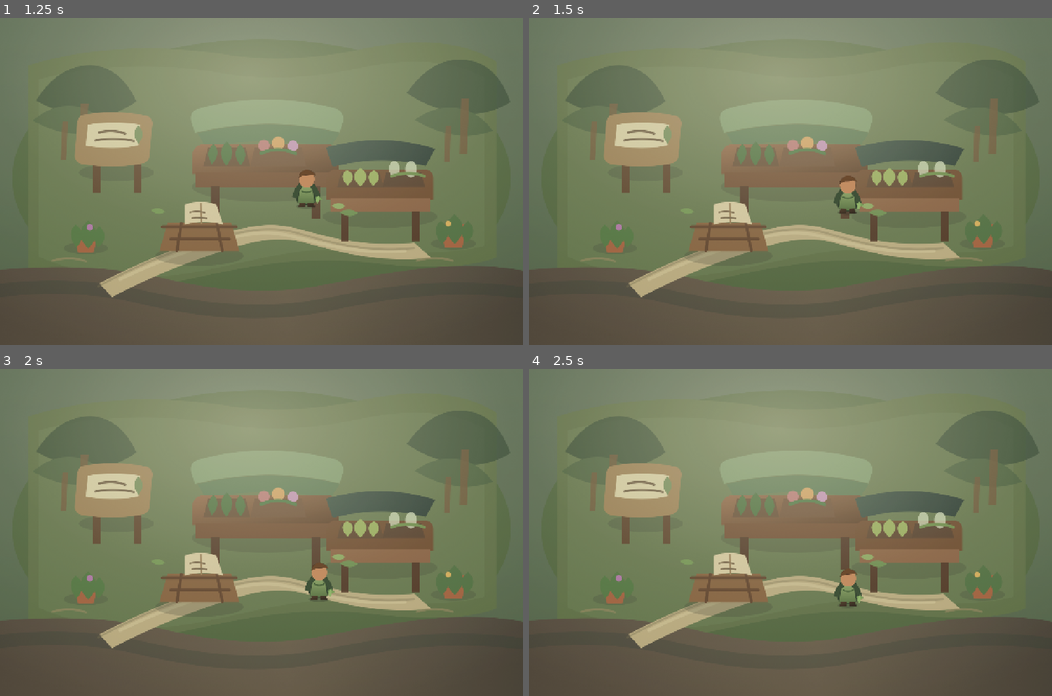
Above: before the commit, frames 1-4 (two rows, left to right).
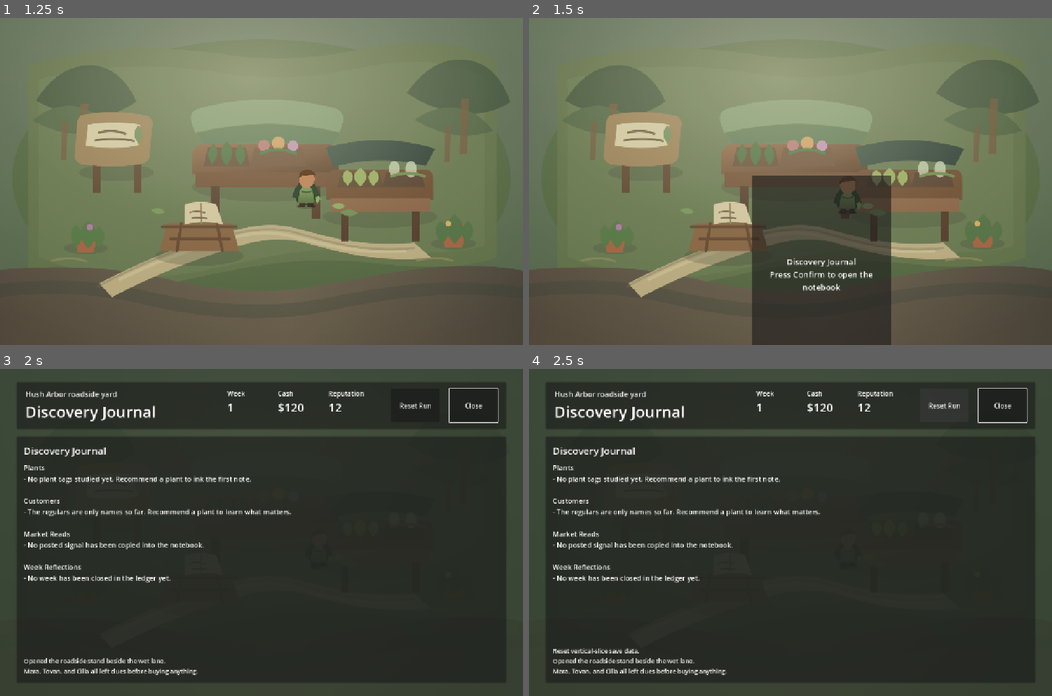
Above: after the commit, the same moments.

Repository: ethan-adams/garden-nursery
Game: Godot game, scene res://scenes/main/main.tscn
Same seed, same stepped clock (60 frames per second), same inputs: the game is played once before the commit and once after it.
Inputs (mouse positions are in pixels of both pictures, inside the frame that each line leads up to):
- Up to frame 1 (1.25 s): tap Enter (ui_accept) at 0.5, 0.77 s; hold Right (ui_right) from 0.53 s (still down)
- Up to frame 2 (1.5 s): release Right (ui_right) at 1.28 s; hold Down (ui_down) from 1.28 s (still down)
- Up to frame 3 (2 s): keep holding Down (ui_down); tap Enter (ui_accept) at 1.52 s
- Up to frame 4 (2.5 s): release Down (ui_down) at 2 s; click (942, 404) at 2 s, where only the run after the commit has a clickable "Reset Run"

Frame 1 is identical in both runs. In frame 2, 14% of the frame differs, in the area x 42-70%, y 48-100%; in frame 3, 98%, in the area x 0-100%, y 0-100%; in frame 4, 98%.

Commit message:
feat: add discovery journal

Diff:
--- a/godot/scenes/nursery/nursery_yard.tscn
+++ b/godot/scenes/nursery/nursery_yard.tscn
@@ -17,6 +17,9 @@
 
 [sub_resource type="RectangleShape2D" id="RectangleShape2D_ledger"]
 size = Vector2(170, 140)
+
+[sub_resource type="RectangleShape2D" id="RectangleShape2D_journal"]
+size = Vector2(180, 130)
 
 [node name="NurseryYard" type="Node2D"]
 script = ExtResource("4_yard")
@@ -70,6 +73,17 @@
 [node name="CollisionShape2D" type="CollisionShape2D" parent="LedgerStation"]
 shape = SubResource("RectangleShape2D_ledger")
 
+[node name="JournalStation" type="Area2D" parent="."]
+position = Vector2(716, 534)
+script = ExtResource("3_station")
+station_id = "journal"
+station_name = "Discovery Journal"
+action_label = "open the notebook"
+prompt_offset = Vector2(-170, -148)
+
+[node name="CollisionShape2D" type="CollisionShape2D" parent="JournalStation"]
+shape = SubResource("RectangleShape2D_journal")
+
 [node name="Player" parent="." instance=ExtResource("1_player")]
 
 [node name="StationPrompt" type="PanelContainer" parent="."]
--- a/godot/scripts/ui/nursery_stand.gd
+++ b/godot/scripts/ui/nursery_stand.gd
@@ -22,6 +22,7 @@
 var propagation_tray: Dictionary = {}
 var relationship_notes: Dictionary = {}
 var selected_discoveries: Dictionary = {}
+var journal_week_reflections: Array[String] = []
 var weekly_customer_notes: Array[String] = []
 var weekly_recommendations: Array[String] = []
 var weekly_cash_from_sales := 0
@@ -95,6 +96,7 @@
 func _load_data() -> void:
 	relationship_notes = {}
 	selected_discoveries = _fresh_discoveries()
+	journal_week_reflections = []
 	propagation_tray = {}
 	_reset_week_tracking()
 	region = _read_json(REGION_PATH)
@@ -153,11 +155,12 @@
 	var is_stand := station_mode == "plant_stand" or station_mode == "all"
 	var is_bench := station_mode == "propagation_bench" or station_mode == "all"
 	var is_ledger := station_mode == "ledger" or station_mode == "all"
+	var is_journal := station_mode == "journal"
 
 	signal_panel.visible = is_signal
 	inventory_panel.visible = is_stand or is_bench
 	customer_panel.visible = is_stand
-	outcome_panel.visible = is_bench or is_ledger or station_mode == "all"
+	outcome_panel.visible = is_bench or is_ledger or is_journal or station_mode == "all"
 	board_row.visible = signal_panel.visible or inventory_panel.visible
 	lower_row.visible = customer_panel.visible or outcome_panel.visible
 
@@ -167,10 +170,14 @@
 	propagation_status_label.visible = is_bench or station_mode == "all"
 	advance_week_button.visible = is_ledger or station_mode == "all"
 	outcome_heading.text = "Ledger"
-	if is_bench and not is_ledger:
+	if is_journal:
+		outcome_heading.text = "Discovery Journal"
+	elif is_bench and not is_ledger:
 		outcome_heading.text = "Propagation Bench"
 	elif station_mode == "all":
 		outcome_heading.text = "Week Outcome"
+	if is_journal:
+		_render_journal()
 
 
 func _grab_station_focus() -> void:
@@ -186,6 +193,8 @@
 				_grab_first_inventory_focus()
 		"ledger":
 			advance_week_button.grab_focus()
+		"journal":
+			close_button.grab_focus()
 		_:
 			next_signal_button.grab_focus()
 
@@ -208,6 +217,8 @@
 			return "Propagation Bench"
 		"ledger":
 			return "Ledger"
+		"journal":
+			return "Discovery Journal"
 		_:
 			return "Foothill Plant House"
 
@@ -297,6 +308,92 @@
 		label.autowrap_mode = TextServer.AUTOWRAP_WORD_SMART
 		label.custom_minimum_size = Vector2(0, 108)
 		customer_list.add_child(label)
+
+
+func _render_journal() -> void:
+	var sections: Array[String] = [
+		_journal_plants_text(),
+		_journal_customers_text(),
+		_journal_signals_text(),
+		_journal_reflections_text()
+	]
+	outcome_label.text = "\n\n".join(sections)
+
+
+func _journal_plants_text() -> String:
+	var known := _known_discoveries("plants")
+	if known.is_empty():
+		return "Plants\n- No plant tags studied yet. Recommend a plant to ink the first note."
+	var lines: Array[String] = ["Plants"]
+	var shown := 0
+	for plant_id in known:
+		var plant: Dictionary = _find_plant(plant_id)
+		if plant.is_empty():
+			continue
+		lines.append("- %s: %s. %s" % [
+			plant.get("name", "Unknown plant"),
+			", ".join(plant.get("traits", [])),
+			_clip_text(plant.get("market_notes", "Notes still uncertain."), 92)
+		])
+		shown += 1
+		if shown >= 4:
+			break
+	var hidden_count: int = int(max(0, plants.size() - known.size()))
+	if hidden_count > 0:
+		lines.append("- %d plant tag%s still just look like handwriting and hope." % [hidden_count, _plural_suffix(hidden_count)])
+	return "\n".join(lines)
+
+
+func _journal_customers_text() -> String:
+	var known := _known_discoveries("customers")
+	if known.is_empty():
+		return "Customers\n- The regulars are only names so far. Recommend a plant to learn what matters."
+	var lines: Array[String] = ["Customers"]
+	for customer_id in known:
+		var customer: Dictionary = _find_customer(customer_id)
+		if customer.is_empty():
+			continue
+		var note := _latest_relationship_note(customer_id)
+		if note.is_empty():
+			note = "needs still penciled in"
+		lines.append("- %s, %s: %s." % [
+			customer.get("display_name", "Customer"),
+			customer.get("role", "regular"),
+			_clip_text(note, 86)
+		])
+	var hidden_count: int = int(max(0, customers.size() - known.size()))
+	if hidden_count > 0:
+		lines.append("- %d regular%s not understood yet." % [hidden_count, _plural_suffix(hidden_count)])
+	return "\n".join(lines)
+
+
+func _journal_signals_text() -> String:
+	var known := _known_discoveries("signals")
+	if known.is_empty():
+		return "Market Reads\n- No posted signal has been copied into the notebook."
+	var lines: Array[String] = ["Market Reads"]
+	for signal_id in known:
+		var signal_data: Dictionary = _find_signal(signal_id)
+		if signal_data.is_empty():
+			continue
+		lines.append("- %s: %s Points toward %s." % [
+			signal_data.get("source", "signal").capitalize(),
+			_clip_text(signal_data.get("text", ""), 86),
+			", ".join(signal_data.get("points_to_traits", []))
+		])
+	var hidden_count: int = int(max(0, region.get("market_signals", []).size() - known.size()))
+	if hidden_count > 0:
+		lines.append("- %d market note%s still unread." % [hidden_count, _plural_suffix(hidden_count)])
+	return "\n".join(lines)
+
+
+func _journal_reflections_text() -> String:
+	if journal_week_reflections.is_empty():
+		return "Week Reflections\n- No week has been closed in the ledger yet."
+	var lines: Array[String] = ["Week Reflections"]
+	for reflection in journal_week_reflections.slice(0, min(3, journal_week_reflections.size())):
+		lines.append("- %s" % reflection)
+	return "\n".join(lines)
 
 
 func _recommend_plant(plant_id: String) -> void:
@@ -480,6 +577,7 @@
 		outcome,
 		propagation_text
 	)
+	_remember_week_reflection(closing_week, outcome)
 	_add_log("Ledger closed week %d: %s" % [closing_week, outcome.get("id", "quiet_week")])
 	week += 1
 	_reset_week_tracking()
@@ -665,6 +763,7 @@
 	propagation_tray = _sanitize_dictionary(saved_state.get("propagation_tray", {}))
 	relationship_notes = _sanitize_relationship_notes(saved_state.get("customer_notes", {}))
 	selected_discoveries = _sanitize_discoveries(saved_state.get("discoveries", {}))
+	journal_week_reflections = _strings_from(saved_state.get("week_reflections", [])).slice(0, 6)
 	_apply_weekly_activity(saved_state.get("weekly_activity", {}))
 	if _find_plant(selected_plant_id).is_empty() and not plants.is_empty():
 		selected_plant_id = plants[0].get("id", "")
@@ -685,6 +784,7 @@
 			"propagation_tray": propagation_tray,
 			"customer_notes": relationship_notes,
 			"discoveries": selected_discoveries,
+			"week_reflections": journal_week_reflections,
 			"weekly_activity": _weekly_activity_snapshot()
 		}
 	}
@@ -788,6 +888,21 @@
 	selected_discoveries[kind] = known
 
 
+func _known_discoveries(kind: String) -> Array:
+	if not selected_discoveries.has(kind):
+		return []
+	return selected_discoveries[kind]
+
+
+func _remember_week_reflection(closing_week: int, outcome: Dictionary) -> void:
+	var text := "Week %d: %s" % [
+		closing_week,
+		_clip_text(outcome.get("text", "The week closed quietly."), 112)
+	]
+	journal_week_reflections.push_front(text)
+	journal_week_reflections = journal_week_reflections.slice(0, 6)
+
+
 func _current_signal() -> Dictionary:
 	var signals: Array = region.get("market_signals", [])
 	if signals.is_empty():
@@ -799,6 +914,20 @@
 	for plant in plants:
 		if plant.get("id", "") == plant_id:
 			return plant
+	return {}
+
+
+func _find_customer(customer_id: String) -> Dictionary:
+	for customer in customers:
+		if customer.get("id", "") == customer_id:
+			return customer
+	return {}
+
+
+func _find_signal(signal_id: String) -> Dictionary:
+	for signal_data in region.get("market_signals", []):
+		if signal_data.get("id", "") == signal_id:
+			return signal_data
 	return {}
 
 
@@ -861,6 +990,12 @@
 	return false
 
 
+func _clip_text(text: String, max_length: int) -> String:
+	if text.length() <= max_length:
+		return text
+	return "%s..." % text.substr(0, max(0, max_length - 3))
+
+
 func _plural_suffix(amount: int) -> String:
 	if amount == 1:
 		return ""
Not shown: 1 places in godot/scenes/nursery/nursery_yard.tscn that only renumber resources
Not shown, changed: docs/roadmap.md
Not shown, changed: docs/vertical-slice-save-format.md
Not shown, changed: scripts/agent-check.mjs
